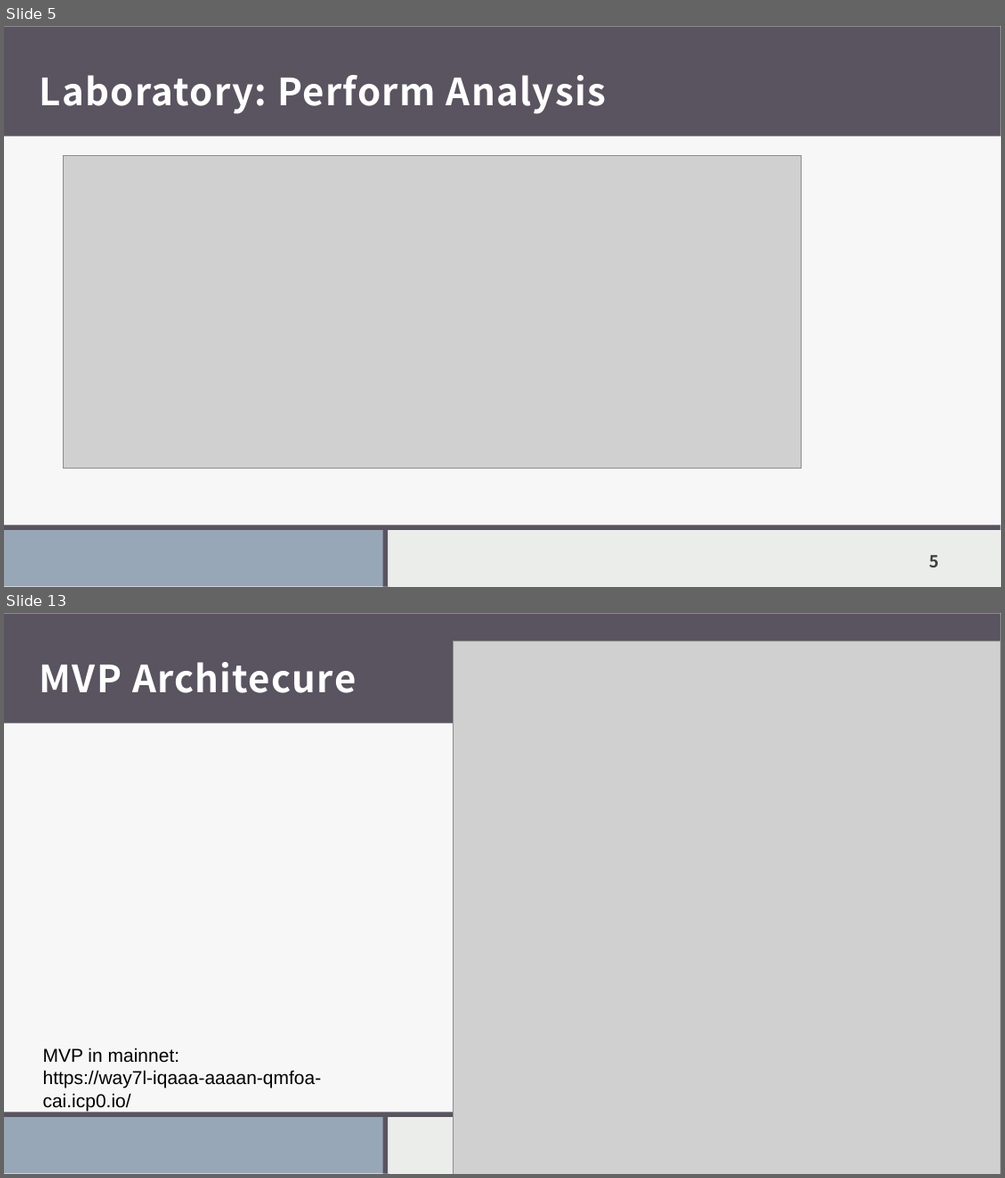
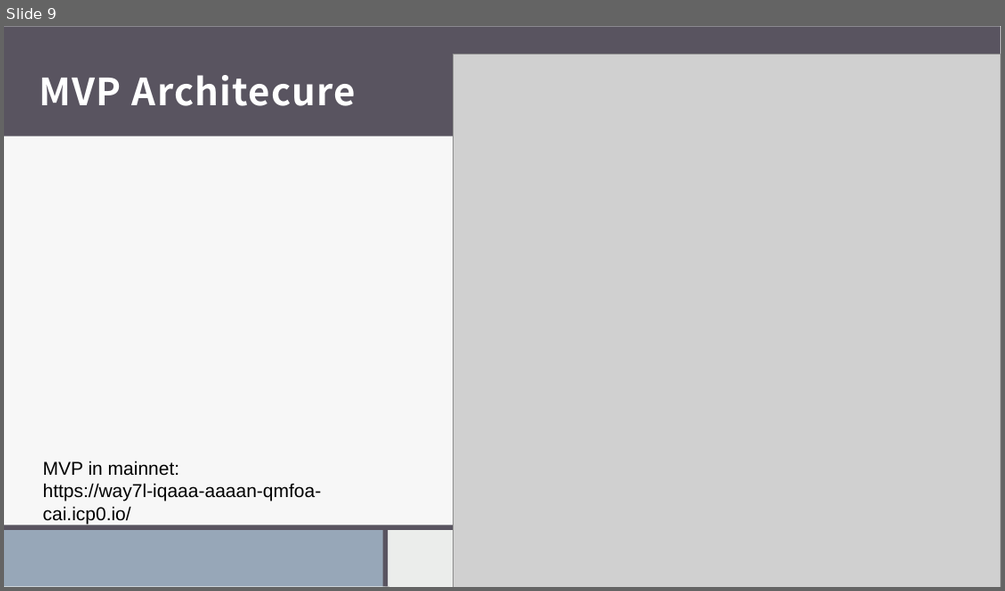
Before and after one commit to RobertoPirrone/digitaltechne, a slide deck: src/docs/presentations/21maggio.pptx. Shown one above the other, each under a label of ours: slides 5 and 13 before the commit, slide 9 after it; the slides between them are not shown. The pictures are 1005x1178 and 1005x591 pixels, drawn with LibreOffice and Linux fonts; fonts in the diff are those of the drawing; grey boxes stand for pictures. Boxes give left, top, right and bottom in pixels: in the first picture for what was removed or moved away, otherwise in the second. Text is boxed around its words. In the diff, an @@ line names an element or a change of style, - is before the commit and + after.

```diff
--- a/src/docs/presentations/21maggio.pptx
+++ b/src/docs/presentations/21maggio.pptx
@@ slide 5 removed at [4,26,1001,587], background #EBEDEB; not listed: 8 template elements that a slide beside it also shows @@
@@ title removed at [40,75,606,114] @@
-Laboratory: Perform Analysis
@@ picture removed at [63,155,802,467] @@
@@ page number removed at [929,555,938,567] @@
-5
@@ what was slide 13 is now slide 9 @@
```
Also in this commit, not shown: 7 slides changed, 1 slide added, 4 other slides removed, 12 other files.
